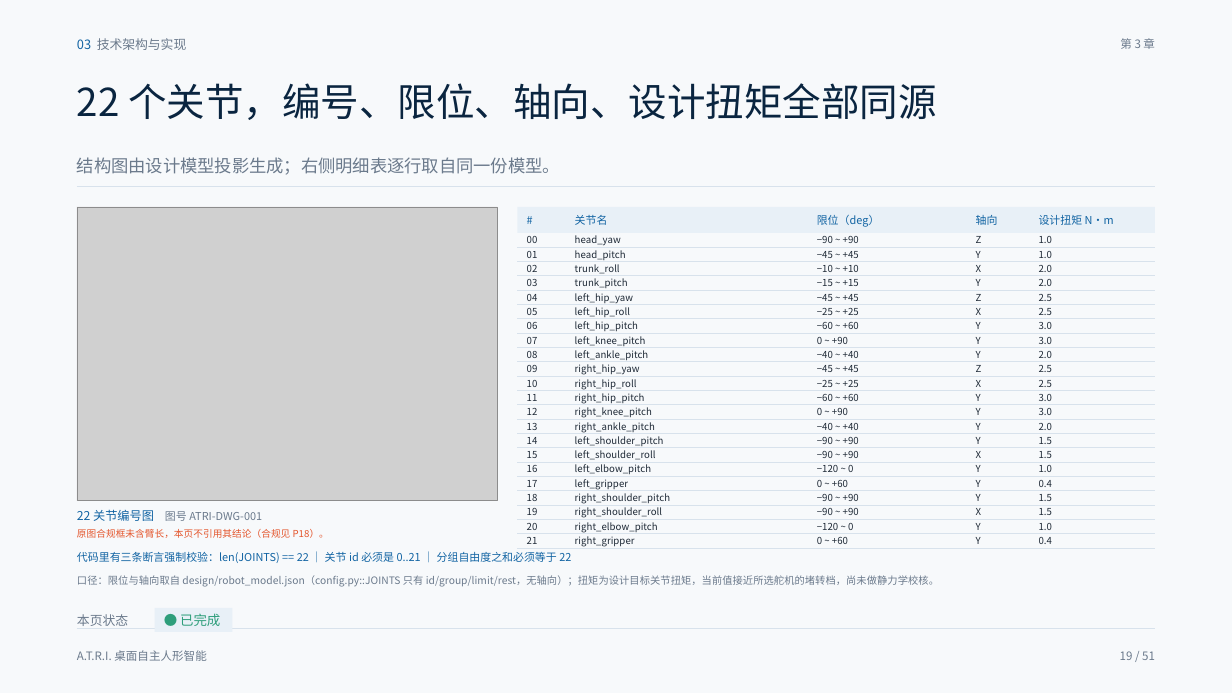
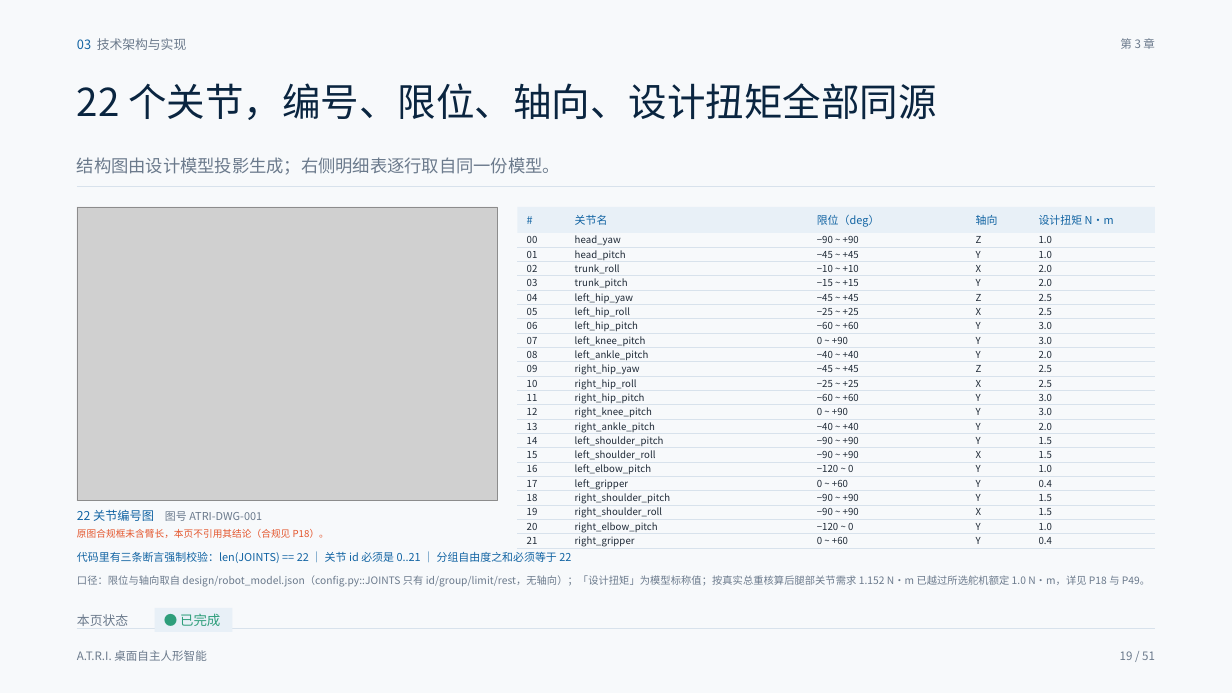
Before and after one commit to HPIline/ATRI, a slide deck: slide 19 of ppt/out/ATRI-答辩PPT-定稿.pptx. Drawn at 1232x693 pixels with LibreOffice and Linux fonts; fonts in the diff are those of the drawing; grey boxes stand for pictures. Boxes give left, top, right and bottom in pixels: in the first picture for what was removed or moved away, otherwise in the second. Text is boxed around its words. In the diff, an @@ line names an element or a change of style, - is before the commit and + after.

```diff
--- a/ppt/out/ATRI-答辩PPT-定稿.pptx
+++ b/ppt/out/ATRI-答辩PPT-定稿.pptx
@@ text at (77,575,1150,587): text changed @@
-口径：限位与轴向取自 design/robot_model.json（config.py::JOINTS 只有 id/group/limit/rest，无轴向）；扭矩为设计目标关节扭矩，当前值接近所选舵机的堵转档，尚未做静力学校核。
+口径：限位与轴向取自 design/robot_model.json（config.py::JOINTS 只有 id/group/limit/rest，无轴向）；「设计扭矩」为模型标称值；按真实总重核算后腿部关节需求 1.152 N·m 已越过所选舵机额定 1.0 N·m，详见 P18 与 P49。
```
Also in this commit, not shown: 10 other slides changed, 1 slide added, 1 slide removed, 9 other files.
